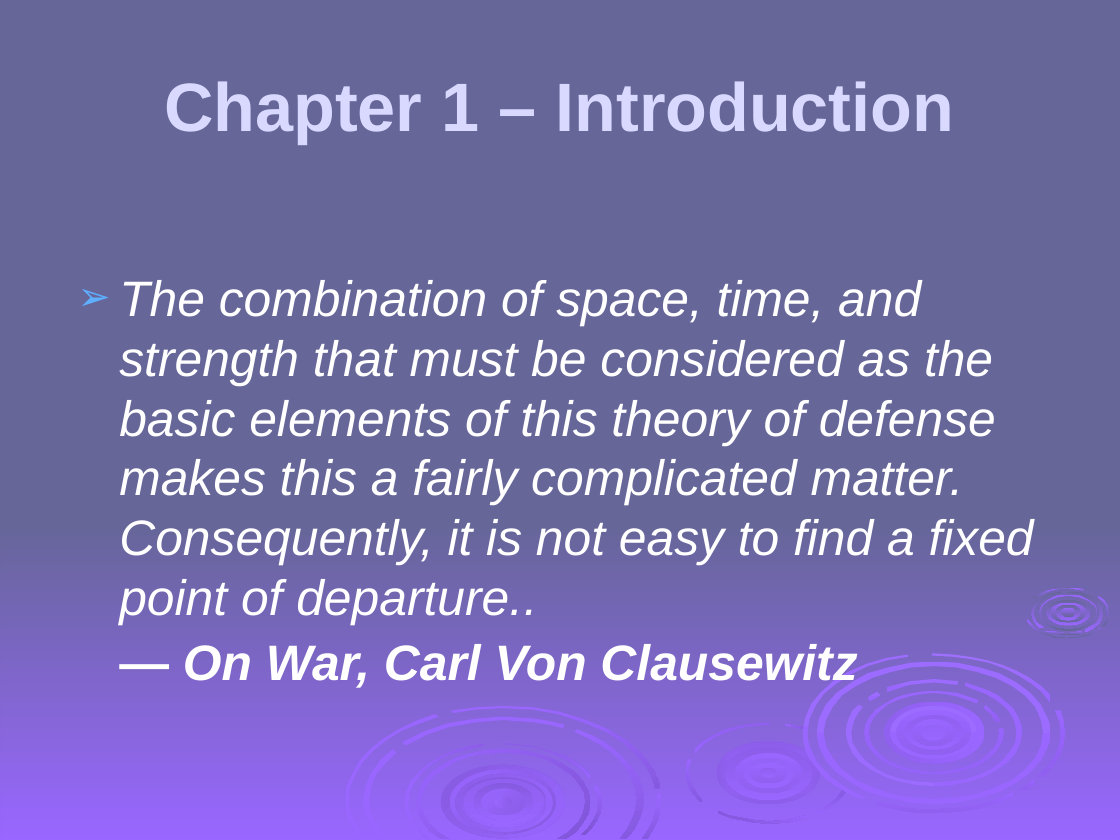
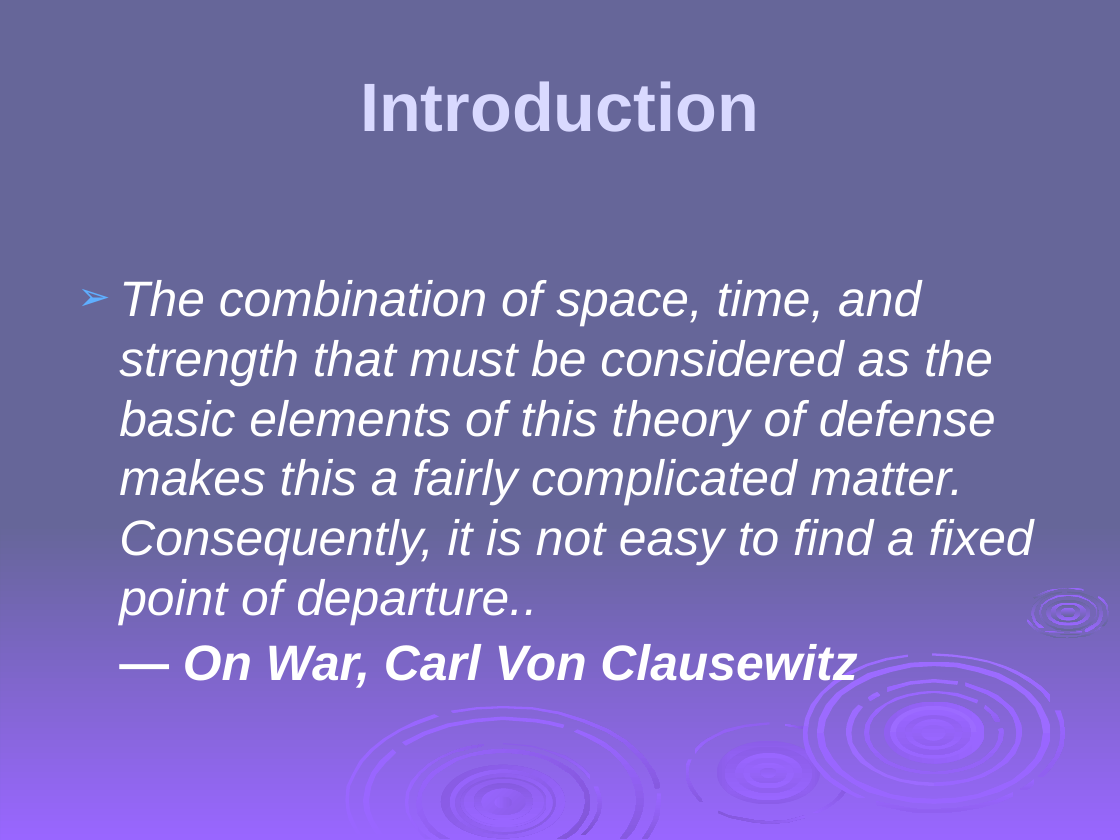
Before and after one commit to HatimAlsuwat/HatimAlsuwat.github.io, a slide deck: slide 8 of Applied Cryptography/ch01.ppt (slide 9 before the commit). Drawn at 1120x840 pixels with LibreOffice and Linux fonts; fonts in the diff are those of the drawing; background and template pictures are left out. Boxes give left, top, right and bottom in pixels: in the first picture for what was removed or moved away, otherwise in the second. Text is boxed around its words. In the diff, an @@ line names an element or a change of style, - is before the commit and + after.

```diff
--- a/Applied Cryptography/ch01.ppt
+++ b/Applied Cryptography/ch01.ppt
@@ title at (360, 81, 759, 132): text changed @@
-Chapter 1 – Introduction
+Introduction
```
Also in this commit, not shown: 5 other slides changed, 1 slide removed, 1 other file.
